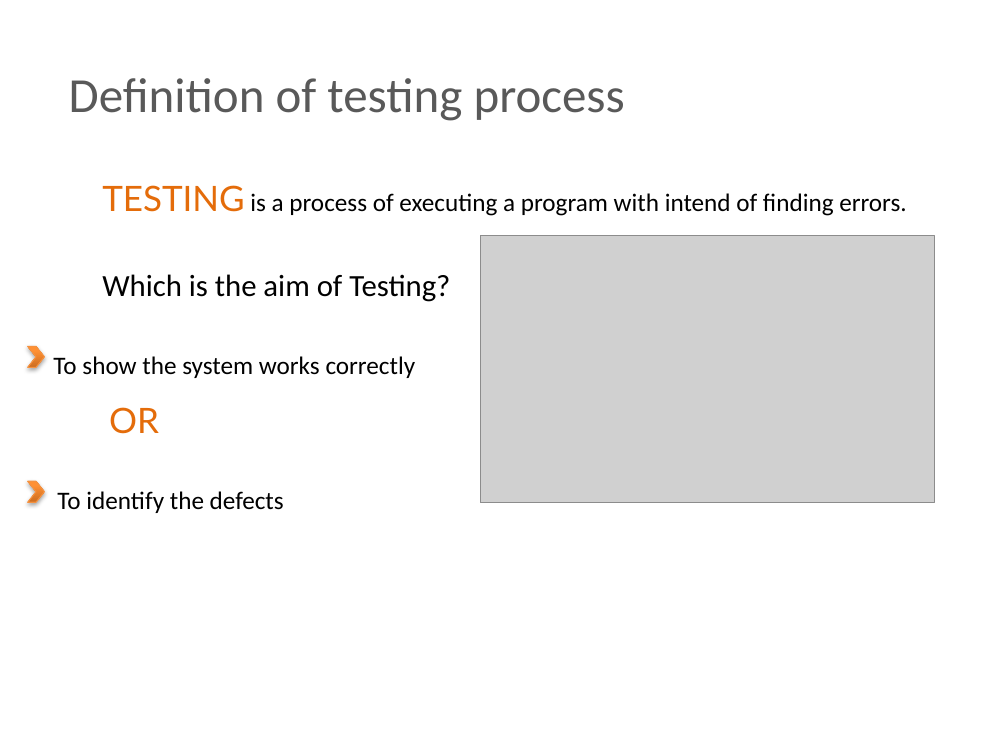
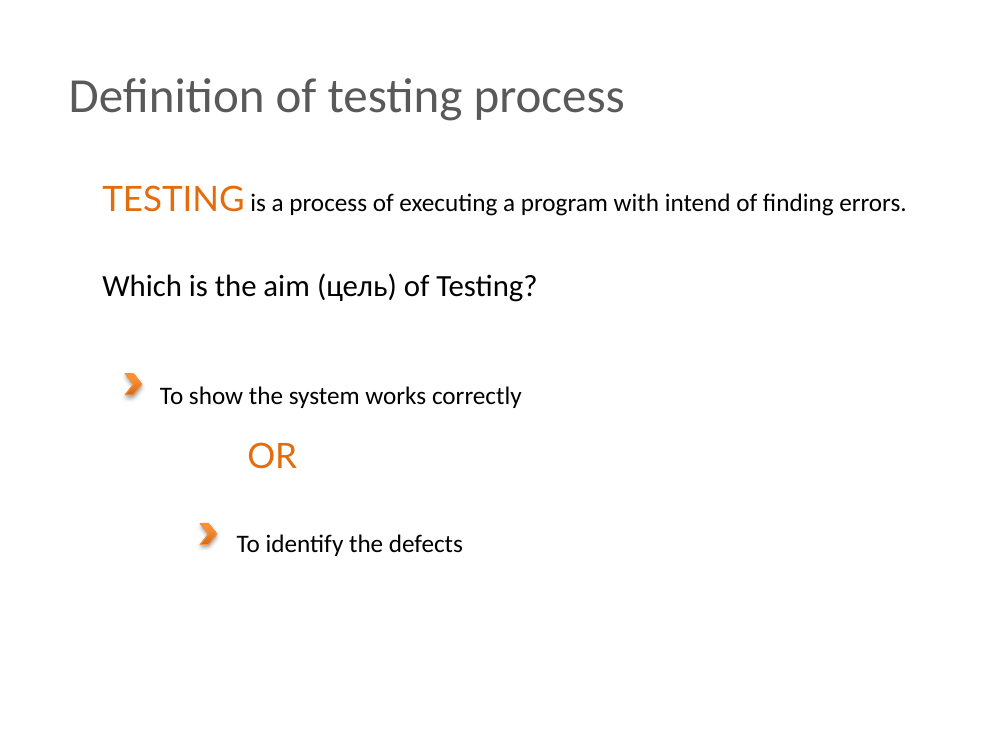
Before and after one commit to BigRacer/swtesting, a slide deck: slide 12 of 0.Introduction_part1/Introduction.pptx (slide 11 before the commit). Drawn at 1008x756 pixels with LibreOffice and Linux fonts; fonts in the diff are those of the drawing; grey boxes stand for pictures; background and template pictures are left out. Boxes give left, top, right and bottom in pixels: in the first picture for what was removed or moved away, otherwise in the second. Text is boxed around its words. In the diff, an @@ line names an element or a change of style, - is before the commit and + after.

```diff
--- a/0.Introduction_part1/Introduction.pptx
+++ b/0.Introduction_part1/Introduction.pptx
@@ picture removed at (x1=480, y1=235, x2=933, y2=503) @@
@@ text at (x1=102, y1=273, x2=537, y2=302): text changed @@
-Which is the aim of Testing?
+Which is the aim (цель) of Testing?
@@ text "To show the system works ..." moved from (x1=53, y1=356, x2=416, y2=378) to (x1=160, y1=386, x2=522, y2=408) @@
@@ chevron moved from (x1=27, y1=347, x2=44, y2=368) to (x1=125, y1=374, x2=142, y2=395) @@
@@ text "OR" moved from (x1=109, y1=407, x2=159, y2=434) to (x1=247, y1=442, x2=297, y2=469) @@
@@ text "To identify the defects" moved from (x1=57, y1=491, x2=284, y2=513) to (x1=237, y1=534, x2=463, y2=556) @@
@@ chevron moved from (x1=27, y1=481, x2=44, y2=502) to (x1=201, y1=523, x2=218, y2=544) @@
```
Also in this commit, not shown: 1 other slide changed, 2 slides added, 1 slide removed, 2 other files.
